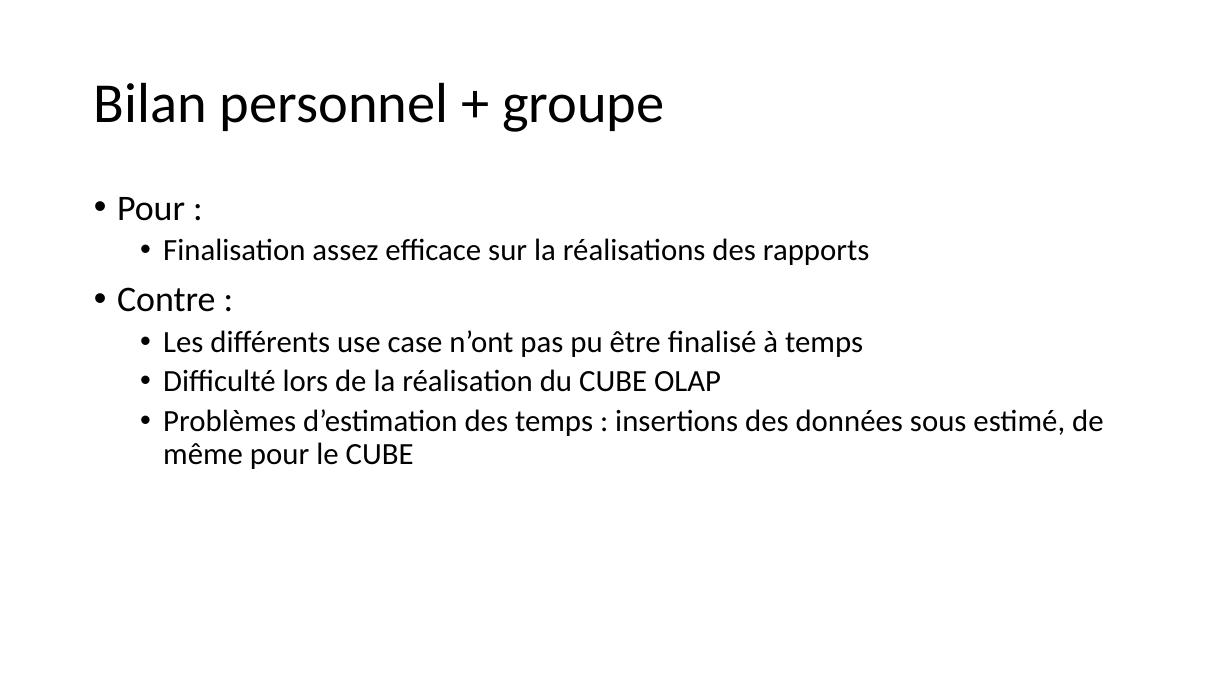
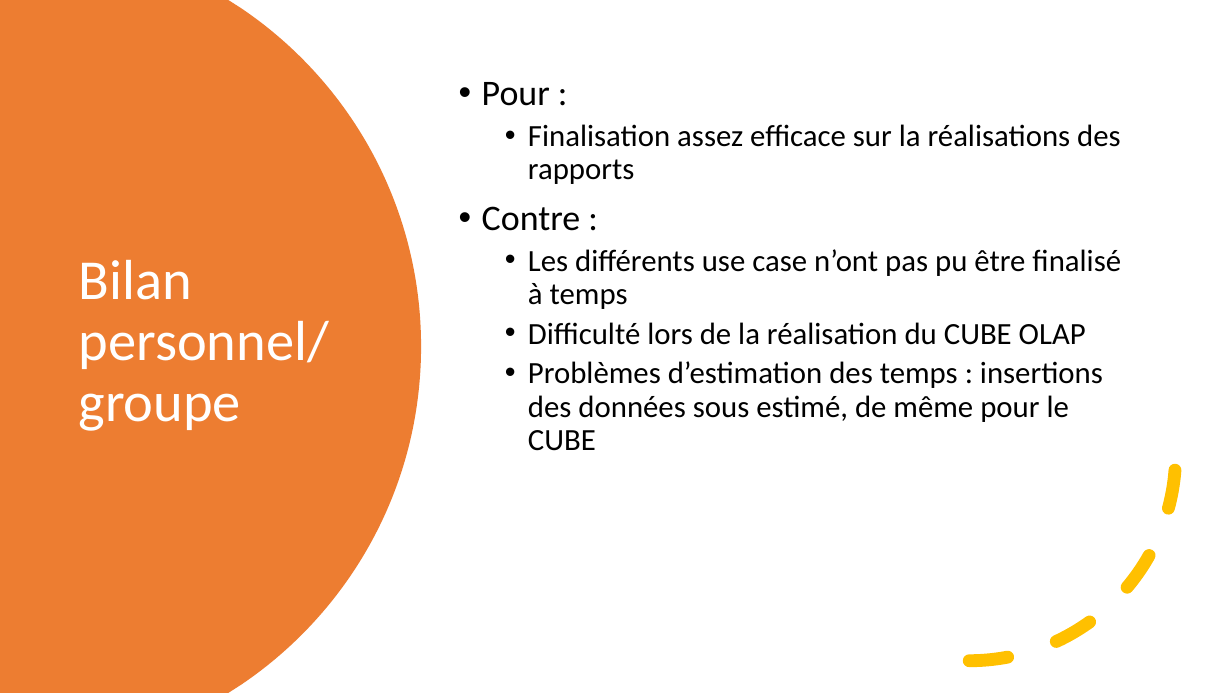
Before and after one commit to neopolitan2012/PT-LPBDD, a slide deck: slide 8 of Soutenance_PT.pptx (slide 6 before the commit). Drawn at 1232x693 pixels with LibreOffice and Linux fonts; fonts in the diff are those of the drawing. Boxes give left, top, right and bottom in pixels: in the first picture for what was removed or moved away, otherwise in the second. Text is boxed around its words. In the diff, an @@ line names an element or a change of style, - is before the commit and + after.

```diff
--- a/Soutenance_PT.pptx
+++ b/Soutenance_PT.pptx
@@ freeform shape added at (0,0,421,693), fill #ED7D31 @@
@@ text "Pour :": place and size @@
-text "Pour :" at (117,197,1103,469)
+text "Pour :" at (482,82,1121,451)
@@ text "Pour :" at (482,82,1121,451): vertical alignment top to middle @@
@@ title at (79,259,329,431): text changed; text colour #000000 to #FFFFFF @@
-Bilan personnel + groupe
+Bilan personnel/ groupe
@@ arc (boxed as its full ellipse) added at (763,249,1177,662), outline #FFC000 10 pt dashed @@
```
Also in this commit, not shown: 3 other slides changed, 4 slides added, 2 slides removed.
